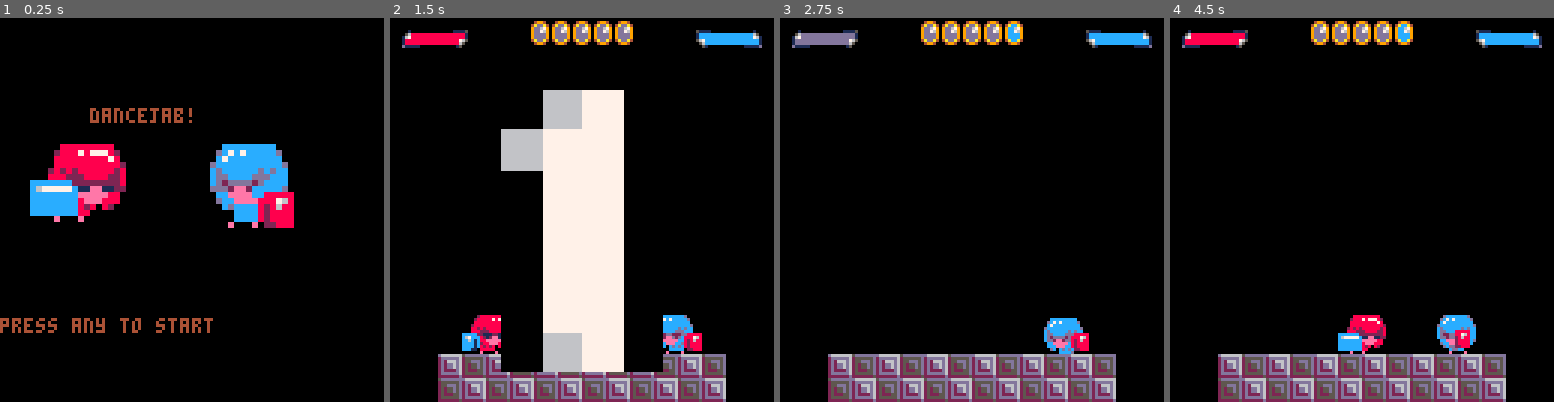
Above: before the commit, frames 1-4 (left to right).
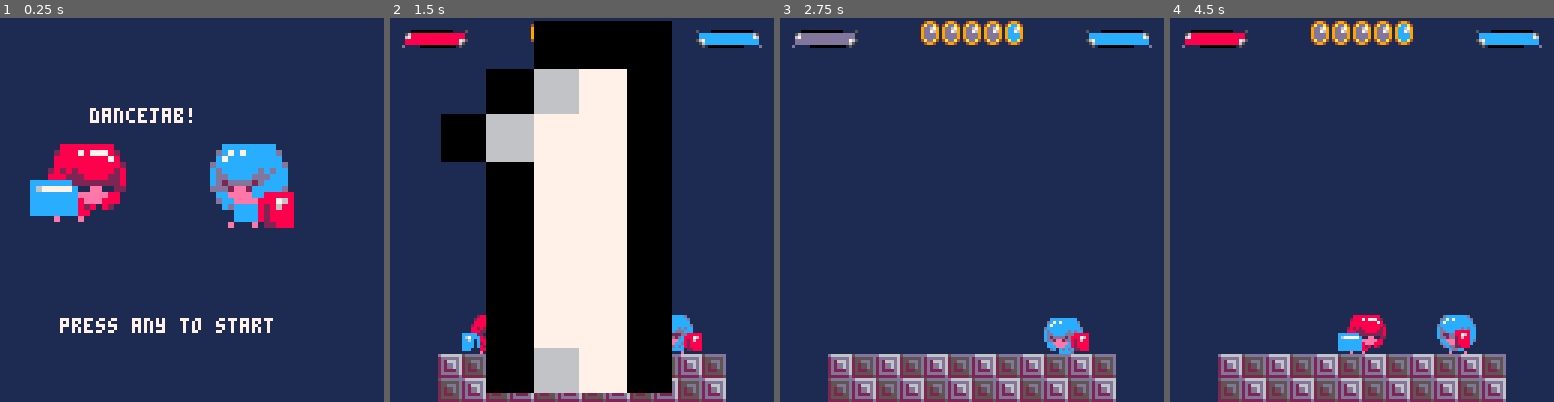
Above: after the commit, the same moments.

Repository: davidjtferguson/dancejab
Game: PICO-8 cartridge jab.p8
Same seed, same stepped clock (60 frames per second), same inputs: the game is played once before the commit and once after it.
Inputs:
- Up to frame 1 (0.25 s): no input
- Up to frame 2 (1.5 s): tap O (Z key) at 0.33, 0.7, 1.43 s; tap X (X key) at 1.07 s
- Up to frame 3 (2.75 s): hold Left 1.97-2.37 s; tap X (X key) at 2.07, 2.4, 2.73 s; tap O (Z key) at 2.22 s; hold Down from 2.42 s (still down)
- Up to frame 4 (4.5 s): release Down at 2.82 s; hold Right 2.87-3.53 s; tap X (X key) every 0.33 s from 3.07 to 4.4 s; tap O (Z key) at 3.1, 3.98 s; hold Up 3.58-4.08 s; hold Right from 4.13 s (still down)

The runs differ from the first frame. In frame 1, 92% of the frame differs, in the area x 0-100%, y 0-100%; in frame 2, 56%; in frame 3, 87%; in frame 4, 86%.

Commit message:
tweaked 3,2,1 go. sketched sfx. made weetune2.p8 play on run

Diff:
--- a/jab.p8
+++ b/jab.p8
@@ -167,6 +167,7 @@
 
 function initcountdown()
  ct=0
+ ctvel=0
  xcorner=72
  countdownno=3
 end
@@ -187,19 +188,26 @@
  updateanim(p1.anim)
  updateanim(p2.anim)
 
- ct+=4
+ if countdownno==3 and ctvel==0 then
+  sfx(2)
+ end
+
+ ctvel+=0.25
+ ct+=ctvel
 
  if ct>=128 then
   ct=0
+  ctvel=0
   xcorner+=8
   countdownno-=1
+  sfx(2,3)
  end
 
  if countdownno==0 then
-  --show fight
+  --start fight
+  sfx(3,3)
   currentupdate=updategame
   currentdraw=drawgame
-  ct=-45
  end
 end
 
@@ -475,10 +483,8 @@
 end
 
 function _draw()
- cls()
-
+ cls(1)
  currentdraw()
-
  print(test,0,0,4)
 end
 
@@ -488,9 +494,9 @@
 
  drawwithp2colours(drawp2start)
 
- print("dancejab!",30,30)
-
- print("press any to start",0,100)
+ print("dancejab!",30,30,7)
+
+ print("press any to start",20,100,7)
 end
 
 function drawcountdown()
@@ -545,9 +551,11 @@
  --draw fight sprite for first
  -- -ct frames of fight
  -- set in updatecountdown
- if ct<0 then
-  spr(12,50,50,4,2)
+ if countdownno==0 and ct<30 then
   ct+=1
+  sspr(96,0,32,16,
+   32,48,
+   64,32)
  end
 
  print(announce,30,64)
@@ -606,7 +614,7 @@
 	  y=cos(x/16+z/32+move/2)*50-80-move*50
 	  sx,r,c=64+x*64/z,8/z,circfill
 	  c(sx,64+y/z,r,12+(x+z*2)%4)
-	  c(sx,64+-y/z,r,1)
+	  c(sx,64+-y/z,r,5)
 	 end
 	end
 end
--- a/snippits/music/weetune2.p8
+++ b/snippits/music/weetune2.p8
@@ -1,7 +1,10 @@
 pico-8 cartridge // http://www.pico-8.com
 version 18
 __lua__
+music(0)
 
+function _update()
+end
 __gfx__
 00000000000000000000000000000000000000000000000000000000000000000000000000000000000000000000000000000000000000000000000000000000
 00000000000000000000000000000000000000000000000000000000000000000000000000000000000000000000000000000000000000000000000000000000
Not shown, changed: art/Sprite Refs.txt
Not shown, changed: the sound effects (__sfx__) section of jab.p8
